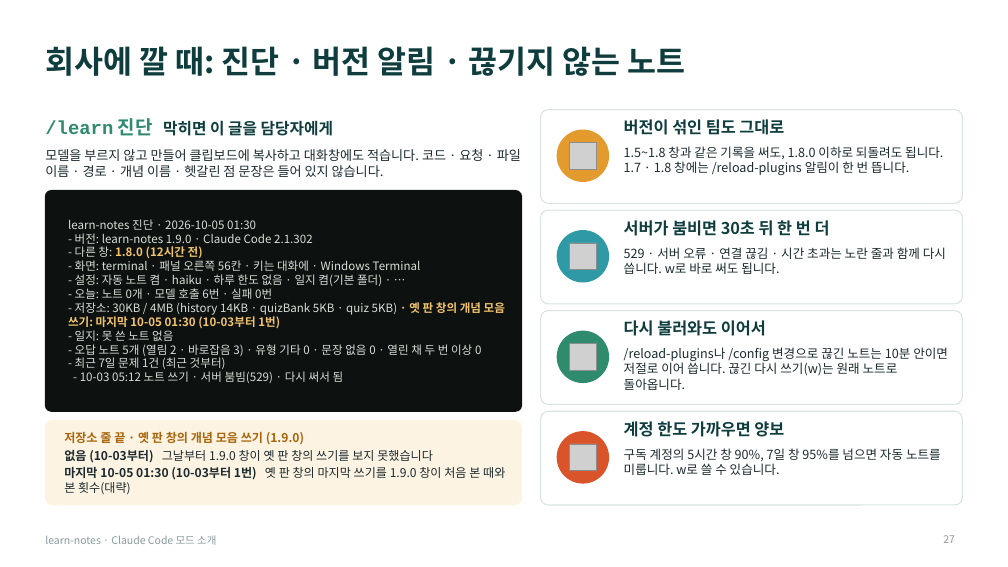
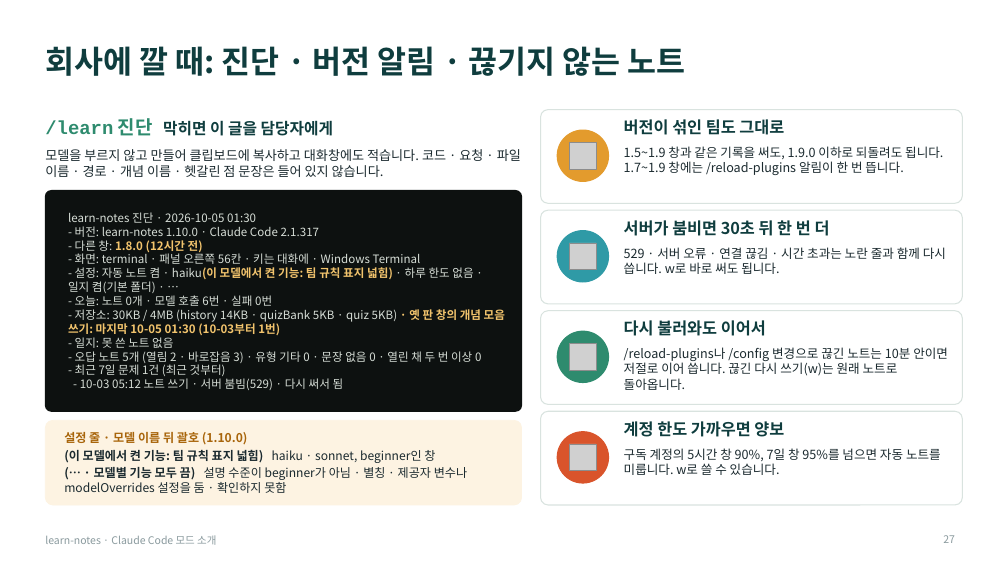
Before and after one commit to Owen-YC/learn-notes, a slide deck: slide 27 of docs/team/learn-notes-intro.pptx. Drawn at 1008x567 pixels with LibreOffice and Linux fonts; fonts in the diff are those of the drawing; grey boxes stand for pictures. Boxes give left, top, right and bottom in pixels: in the first picture for what was removed or moved away, otherwise in the second. Text is boxed around its words. In the diff, an @@ line names an element or a change of style, - is before the commit and + after.

```diff
--- a/docs/team/learn-notes-intro.pptx
+++ b/docs/team/learn-notes-intro.pptx
@@ text at <box>624,146,943,175</box>: text changed @@
-1.5~1.8 창과 같은 기록을 써도, 1.8.0 이하로 되돌려도 됩니다. 1.7 · 1.8 창에는 /reload-plugins 알림이 한 번 뜹니다.
+1.5~1.9 창과 같은 기록을 써도, 1.9.0 이하로 되돌려도 됩니다. 1.7~1.9 창에는 /reload-plugins 알림이 한 번 뜹니다.
@@ text at <box>75,226,320,237</box>: text changed @@
-- 버전: learn-notes 1.9.0 · Claude Code 2.1.302
+- 버전: learn-notes 1.10.0 · Claude Code 2.1.317
@@ text at <box>68,267,473,293</box>: text changed @@
-- 설정: 자동 노트 켬 · haiku · 하루 한도 없음 · 일지 켬(기본 폴더) · …
+- 설정: 자동 노트 켬 · haiku(이 모델에서 켠 기능: 팀 규칙 표지 넓힘) · 하루 한도 없음 · 일지 켬(기본 폴더) · …
@@ text at <box>64,430,467,493</box>: text changed; bold off @@
-저장소 줄 끝 · 옛 판 창의 개념 모음 쓰기 (1.9.0)
-없음 (10-03부터) 그날부터 1.9.0 창이 옛 판 창의 쓰기를 보지 못했습니다
-마지막 10-05 01:30 (10-03부터 1번) 옛 판 창의 마지막 쓰기를 1.9.0 창이 처음 본 때와 본 횟수(대략)
+설정 줄 · 모델 이름 뒤 괄호 (1.10.0)
+(이 모델에서 켠 기능: 팀 규칙 표지 넓힘) haiku · sonnet, beginner인 창
+(… · 모델별 기능 모두 끔) 설명 수준이 beginner가 아님 · 별칭 · 제공자 변수나 modelOverrides 설정을 둠 · 확인하지 못함
```
Also in this commit, not shown: 4 other slides changed, 6 other files.
